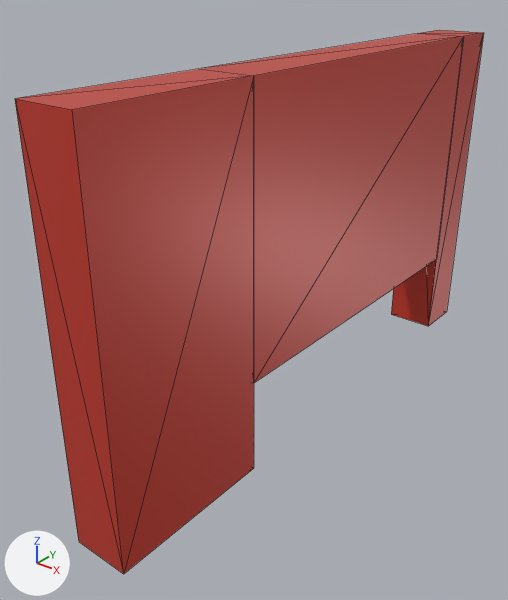
One commit to the glTF model assets/parts/stock/kaze_gt/kaze_gt_fender_right.glb: the scene before it, then after it.
The view is the same before and after, from a 50 mm camera at (0.624, -0.987, 0.139) aimed at (-0.087, -0.098, -0.412). Every picture has the same lights, and +X, +Y and +Z are marked at lower left. The picture after the commit comes second. Mesh edges are drawn as thin lines. Vertices at exactly the same position are counted once.

In view in the first picture: 'kaze_gt_fender_right'.
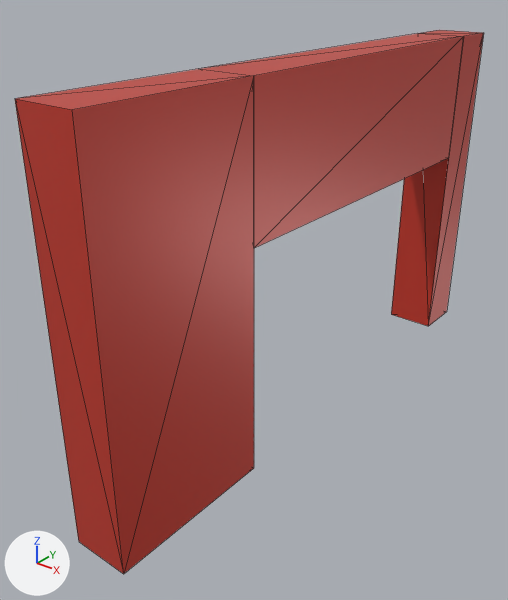
The change, as a list of edits to the scene's bpy script:
```text
Change me_panel_fender_fr:
    where me_panel_fender_fr.from_pydata(...)  # 20 vertices, 36 faces; spans x -0.08..0.02, y -0.53..0.533, z -0.65..0.0
    used by ob_kaze_gt_fender_right; location = (0.0, 0.0, 0.0)
    before: 8 (-0.08, 0.433, -0.477), 10 (-0.08, -0.233, -0.477), 11 (0.02, -0.233, -0.477) at pixel (253, 383), 13 (0.02, 0.433, -0.477) at pixel (436, 259)
    me_panel_fender_fr part 1
    add for i in [8, 10, 11, 13]: me_panel_fender_fr.vertices[i].co += Vector((0.0, 0.0, 0.233))
```

Where the change shows, as pixel boxes (x1, y1, x2, y2) in the pictures (508 x 600 px; the box of a moved part takes in the faces that stretch with it):
part 1 of me_panel_fender_fr, moved or reshaped: before (254, 37, 464, 383); after (254, 37, 464, 248)
